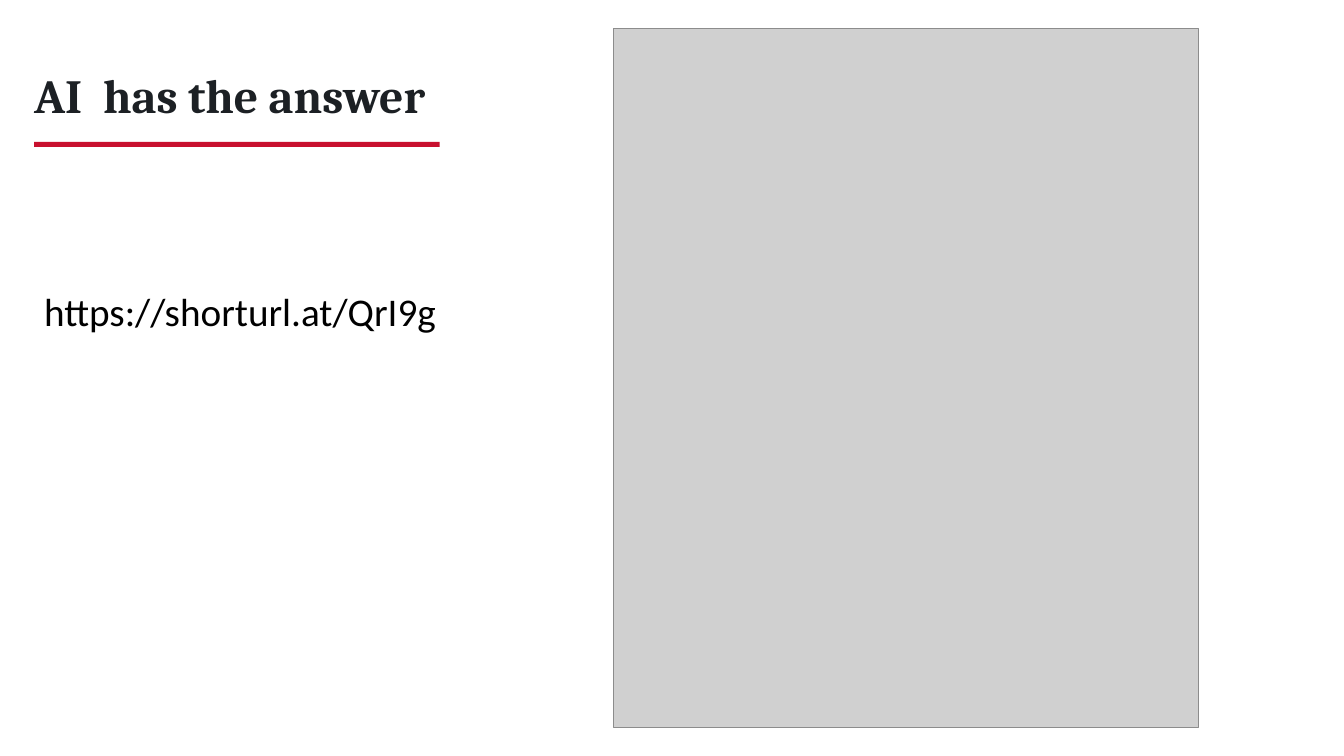
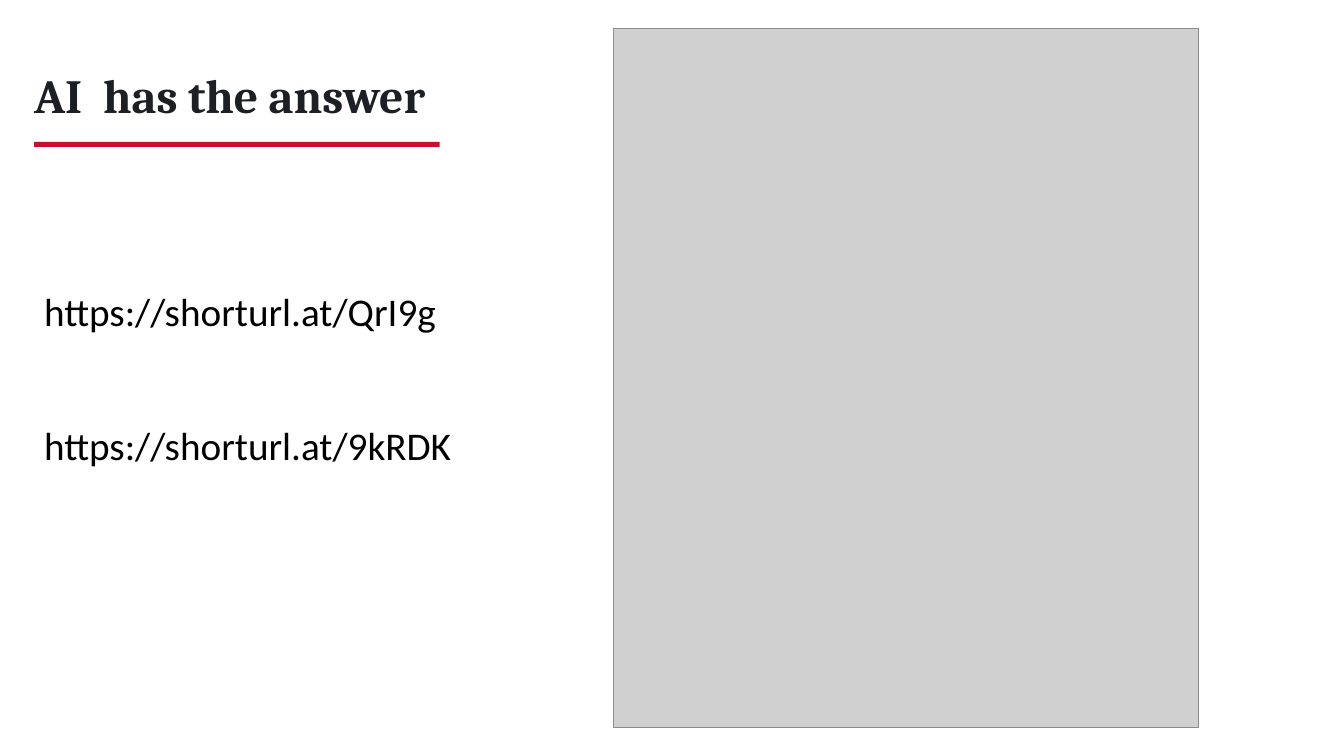
Before and after one commit to dineshkwadhwani/thecoachdinesh, a slide deck: slide 3 of courses/ai/workshop/03_Facilitator/PPT1_Workshop_Slides.pptx. Drawn at 1344x756 pixels with LibreOffice and Linux fonts; fonts in the diff are those of the drawing; grey boxes stand for pictures. Boxes give left, top, right and bottom in pixels: in the first picture for what was removed or moved away, otherwise in the second. Text is boxed around its words. In the diff, an @@ line names an element or a change of style, - is before the commit and + after.

```diff
--- a/courses/ai/workshop/03_Facilitator/PPT1_Workshop_Slides.pptx
+++ b/courses/ai/workshop/03_Facilitator/PPT1_Workshop_Slides.pptx
@@ text added at [44,432,451,467], 28 pt, text #000000 @@
+https://shorturl.at/9kRDK
```
